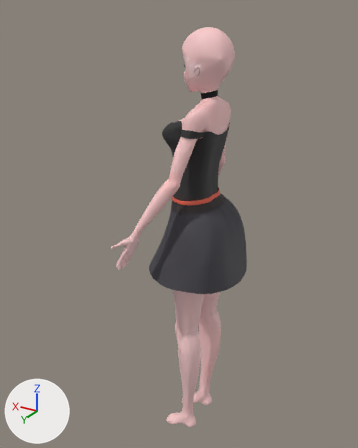
Before and after pictures for a commit that changed the Blender file Models/Character/Character.blend.
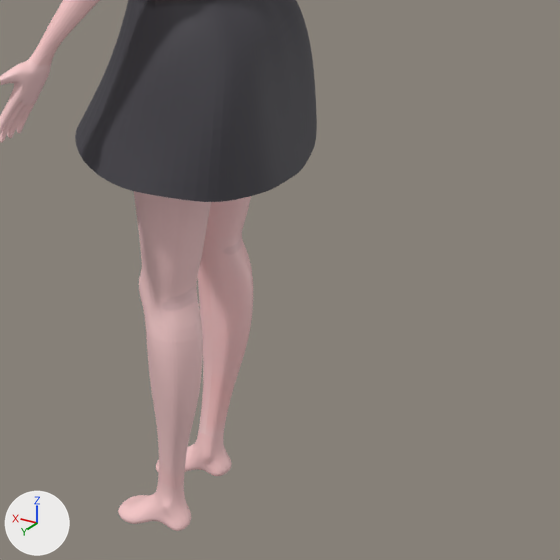
The first picture shows the older version from a camera (50 mm lens) standing at (-1.65, 3.01, 1.55) and looking at (0.15, 0.01, 0.05). The close-ups show both versions on the part from 33% to 96% of the width and 47% to 98% of the height of that picture; other places that the commit changed are outside them. Lighting does not change. The marker at lower left points along +X, +Y and +Z.

The older version as bpy lines, for what is in view:
```python
me_平面 = bpy.data.meshes.new('平面')
me_平面.from_pydata(...)  # 1803 vertices, 1818 faces; spans x -0.76..2.51, y -0.62..0.62, z -0.25..0.26
me_平面.materials.append(mat_材質_004)  # picture img_skin
me_立方體_001 = bpy.data.meshes.new('立方體.001')
me_立方體_001.from_pydata(...)  # 150 vertices, 121 faces; spans x -0.377..0.278, y -0.451..0.001, z -0.808..0.382
me_立方體_001.materials.append(mat_材質_008)  # picture img_無標題_003
ob_人物 = bpy.data.objects.new('人物', me_平面)
ob_人物.location = (-0.01, 0.0, 0.701)
ob_人物.rotation_euler = (0.0, 1.571, 0.0)  # degrees (0, 90, 0)
ob_人物.scale = (1.0, 1.12, 1.12)
_m = ob_人物.modifiers.new('細分', 'SUBSURF')
_m.levels = 3
ob_裙 = bpy.data.objects.new('裙', me_立方體_001)
ob_裙.location = (0.0, 0.0, 0.505)
_m = ob_裙.modifiers.new('鏡像', 'MIRROR')
_m.use_axis = (False, True, False)
_m = ob_裙.modifiers.new('細分', 'SUBSURF')
```
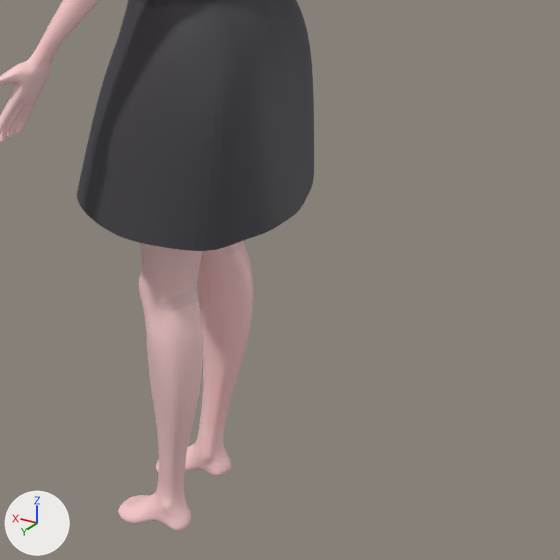
Patch to the scene script:
```diff
--- a/Models/Character/Character.blend.py
+++ b/Models/Character/Character.blend.py
@@ me_立方體_001 @@
 me_立方體_001.from_pydata(...)  # 150 vertices, 121 faces; spans x -0.377..0.278, y -0.451..0.001, z -0.808..0.382
 # used by ob_裙; location = (0.0, 0.0, 0.505)
+# me_立方體_001 part 1: all 3 vertices in x 0.254..0.278, y -0.299..0.0, z -0.695 are moved by (0.0, 0.0, -0.213)
+# me_立方體_001 part 2: all 4 vertices in x -0.265..0.136, y -0.451..-0.364, z -0.767..-0.711 are moved by (0.0, 0.0, -0.167)
+# me_立方體_001 part 3: all 4 vertices in x -0.377..-0.308, y -0.265..0.0, z -0.808..-0.786 are moved by (0.0, 0.0, -0.142)
 me_立方體_001.materials.append(mat_材質_008)
```

Location of each change, (x1, y1, x2, y2) in pixels of the close-ups (560 x 560 px; the box of a moved part takes in the faces that stretch with it):
'裙', reshaped: before (75, 0, 317, 202); after (77, 0, 314, 251)
part 1 of me_立方體_001, moved or reshaped: before (75, 86, 102, 160); after (77, 97, 102, 212)
part 2 of me_立方體_001, moved or reshaped: before (83, 112, 213, 202); after (85, 121, 212, 251)
part 3 of me_立方體_001, moved or reshaped: before (207, 59, 317, 202); after (206, 70, 314, 251)
